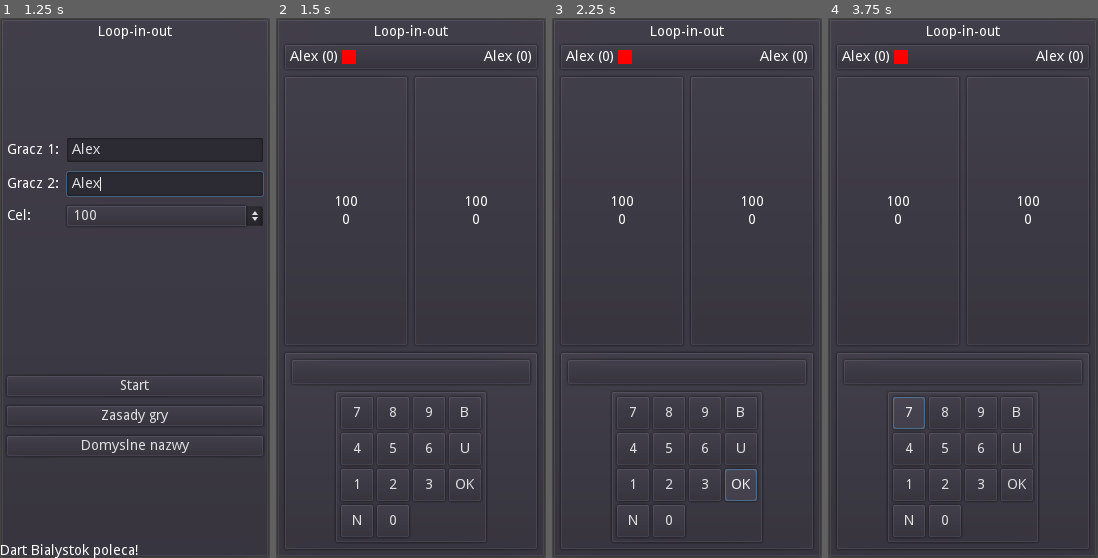
Above: before the commit, frames 1-4 (left to right).
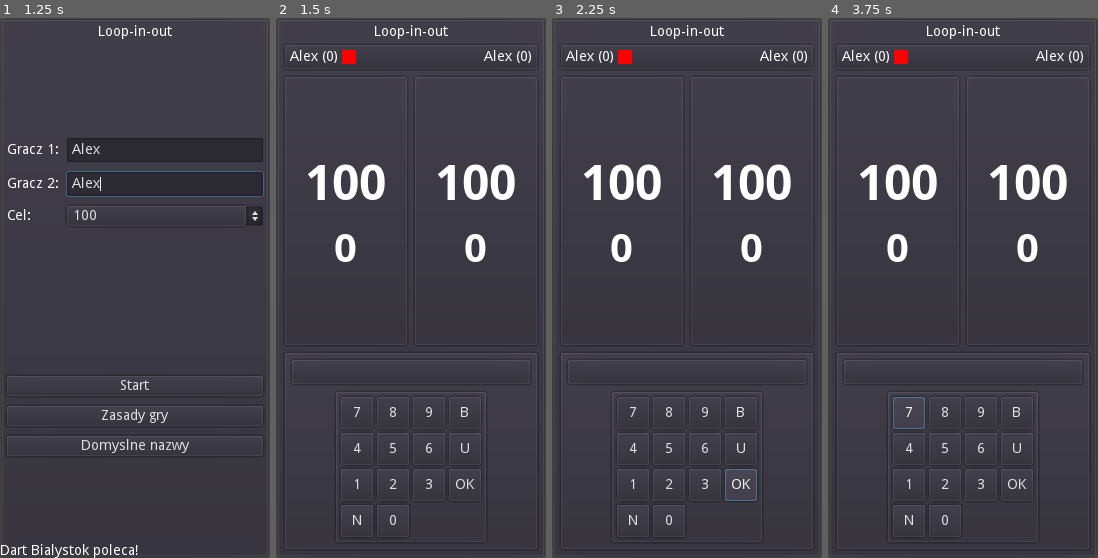
Above: after the commit, the same moments.

Repository: Kiel97/ideal-fortnight
Game: Godot game, scene res://Main.tscn
The game is run twice, just before and just after one commit, with the same random seed, the same clock (stepped at 60 frames per second) and the same inputs.
Inputs (mouse positions are in pixels of both pictures, inside the frame that each line leads up to):
- Up to frame 1 (1.25 s): click (164, 147) at 0.52 s; type "Alex" at 0.6 s; click (164, 185) at 0.75 s; type "Alex" at 0.83 s
- Up to frame 2 (1.5 s): click "Start" at 1.25 s
- Up to frame 3 (2.25 s): click "OK" at 2 s
- Up to frame 4 (3.75 s): click "OK" at 2.75 s; click "7" at 3.5 s

Frame 1 is identical in both runs. In frame 2, 2.7% of the frame differs, in the area x 11-89%, y 27-46%; in frame 3, 2.7%; in frame 4, 2.7%.

Commit message:
Added bigger fonts for remaining and target scores

Diff:
--- a/LoopInOut/Game.tscn
+++ b/LoopInOut/Game.tscn
@@ -1,6 +1,8 @@
-[gd_scene load_steps=2 format=2]
+[gd_scene load_steps=4 format=2]
 
 [ext_resource path="res://Game.gd" type="Script" id=1]
+[ext_resource path="res://remaining_font.tres" type="DynamicFont" id=2]
+[ext_resource path="res://target_font.tres" type="DynamicFont" id=3]
 
 [node name="Game" type="Control"]
 anchor_right = 1.0
@@ -78,22 +80,24 @@
 
 [node name="VBoxContainer" type="VBoxContainer" parent="PanelContainer/VBoxContainer/ScoreBoards/Player1Score"]
 margin_left = 7.0
-margin_top = 120.0
+margin_top = 73.0
 margin_right = 119.0
-margin_bottom = 152.0
+margin_bottom = 199.0
 size_flags_vertical = 4
 
 [node name="Player1RemainingLabel" type="Label" parent="PanelContainer/VBoxContainer/ScoreBoards/Player1Score/VBoxContainer"]
 margin_right = 112.0
-margin_bottom = 14.0
+margin_bottom = 67.0
+custom_fonts/font = ExtResource( 2 )
 text = "501"
 align = 1
 valign = 1
 
 [node name="Player1Target" type="Label" parent="PanelContainer/VBoxContainer/ScoreBoards/Player1Score/VBoxContainer"]
-margin_top = 18.0
+margin_top = 71.0
 margin_right = 112.0
-margin_bottom = 32.0
+margin_bottom = 126.0
+custom_fonts/font = ExtResource( 3 )
 text = "0"
 align = 1
 valign = 1
@@ -106,22 +110,24 @@
 
 [node name="VBoxContainer" type="VBoxContainer" parent="PanelContainer/VBoxContainer/ScoreBoards/Player2Score"]
 margin_left = 7.0
-margin_top = 120.0
+margin_top = 73.0
 margin_right = 119.0
-margin_bottom = 152.0
+margin_bottom = 199.0
 size_flags_vertical = 4
 
 [node name="Player2RemainingLabel" type="Label" parent="PanelContainer/VBoxContainer/ScoreBoards/Player2Score/VBoxContainer"]
 margin_right = 112.0
-margin_bottom = 14.0
+margin_bottom = 67.0
+custom_fonts/font = ExtResource( 2 )
 text = "501"
 align = 1
 valign = 1
 
 [node name="Player2Target" type="Label" parent="PanelContainer/VBoxContainer/ScoreBoards/Player2Score/VBoxContainer"]
-margin_top = 18.0
+margin_top = 71.0
 margin_right = 112.0
-margin_bottom = 32.0
+margin_bottom = 126.0
+custom_fonts/font = ExtResource( 3 )
 text = "0"
 align = 1
 valign = 1
--- /dev/null
+++ b/LoopInOut/remaining_font.tres
@@ -0,0 +1,7 @@
+[gd_resource type="DynamicFont" load_steps=2 format=2]
+
+[ext_resource path="res://NotoSans-Bold.ttf" type="DynamicFontData" id=1]
+
+[resource]
+size = 48
+font_data = ExtResource( 1 )
--- /dev/null
+++ b/LoopInOut/target_font.tres
@@ -0,0 +1,7 @@
+[gd_resource type="DynamicFont" load_steps=2 format=2]
+
+[ext_resource path="res://NotoSans-Bold.ttf" type="DynamicFontData" id=1]
+
+[resource]
+size = 40
+font_data = ExtResource( 1 )
Binary file added: LoopInOut/NotoSans-Bold.ttf
